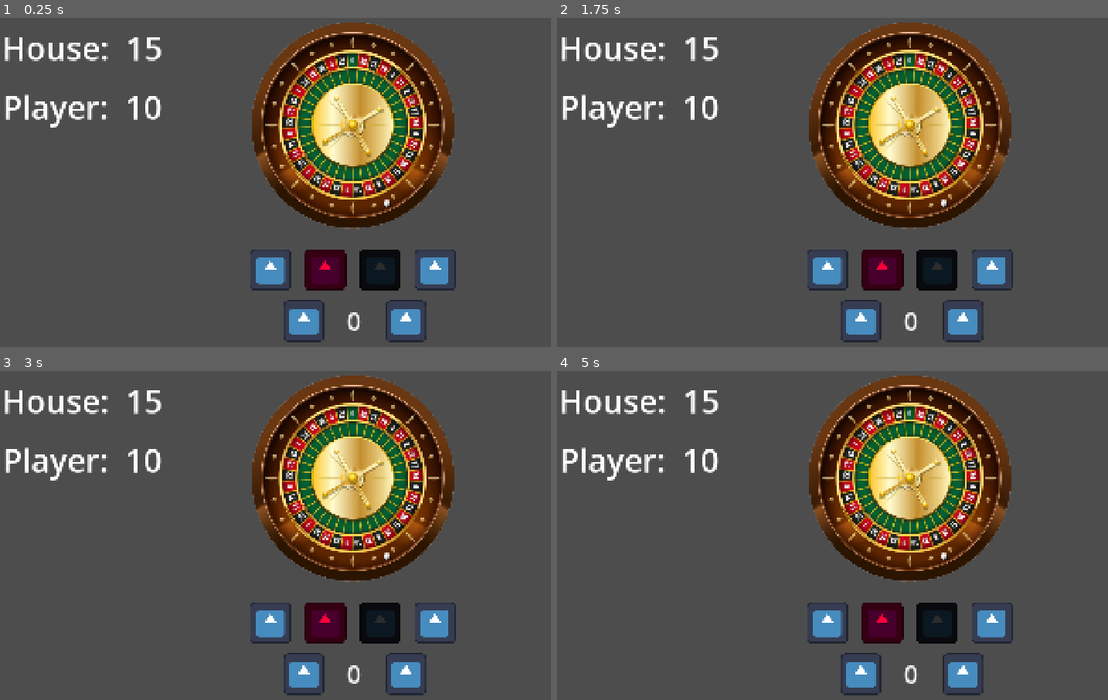
Above: before the commit, frames 1-4 (two rows, left to right).
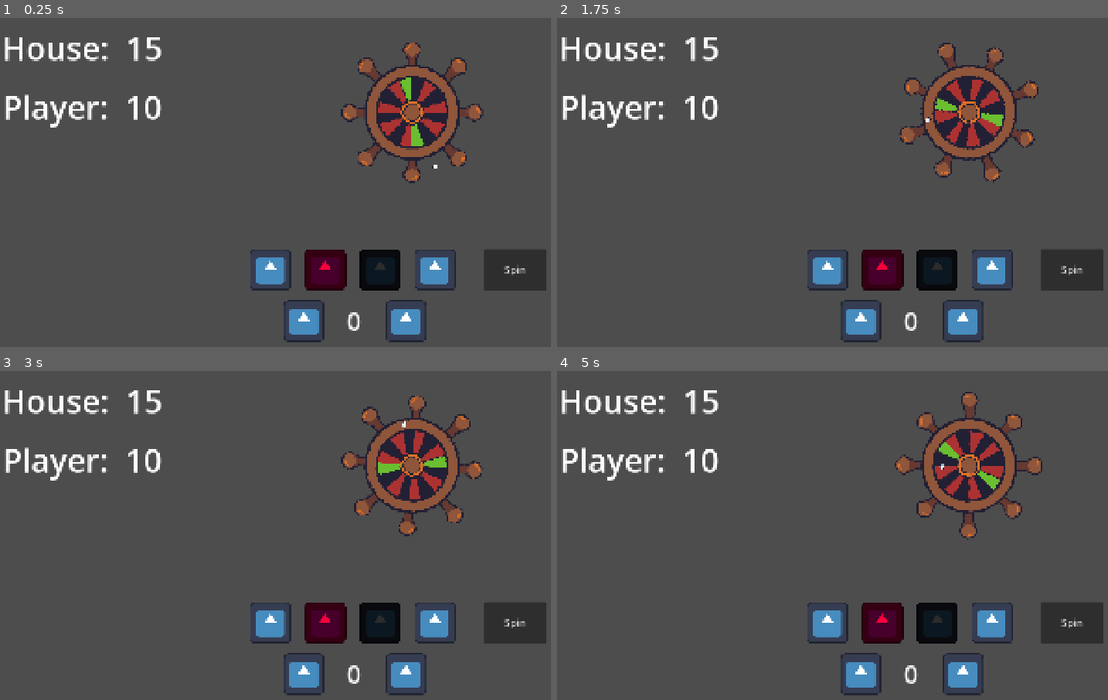
Above: after the commit, the same moments.

Repository: DapperCoat/The-Very-Serious-Game-Jam---Team-Bitato
Game: Godot game, scene res://Scenes/game_scene.tscn
Two runs of this game, one before a commit and one after it. Both use one fixed random seed, a clock stepped at 60 frames per second and the inputs below. This scene is started directly instead of the project's main scene. The engine's default icon, where the game draws it, is replaced by a stand-in: a white triangle on a blue panel in a dark square.
Inputs (mouse positions are in pixels of both pictures, inside the frame that each line leads up to):
- Up to frame 1 (0.25 s): no input
- Up to frame 2 (1.75 s): click (1074, 268) at 0.5 s, where only the run after the commit has a clickable "Spin"; click (826, 271) at 1.25 s
- Up to frame 3 (3 s): click (325, 624) at 2 s; click (380, 624) at 2.75 s
- Up to frame 4 (5 s): click (992, 624) at 3.5 s; click (860, 673) at 4.25 s

The runs differ from the first frame. In frame 1, 20% of the frame differs, in the area x 45-100%, y 1-83%; in frame 2, 20%; in frame 3, 20%; in frame 4, 20%.

Commit message:
Merged basic wheel functionality

Diff:
--- a/Scenes/game_scene.tscn
+++ b/Scenes/game_scene.tscn
@@ -4,6 +4,7 @@
 [ext_resource type="Script" uid="uid://dt413y2no3li2" path="res://Scripts/game_scene.gd" id="1_fiftr"]
 [ext_resource type="PackedScene" uid="uid://d3itjlv44ewb2" path="res://Scenes/chip_manager.tscn" id="2_fiftr"]
 [ext_resource type="PackedScene" uid="uid://dmap0kqdnl13c" path="res://Scenes/rouletteWheel.tscn" id="3_1ixah"]
+[ext_resource type="PackedScene" uid="uid://bia2je5asj3bf" path="res://Scenes/wheel.tscn" id="3_rgj8m"]
 
 [sub_resource type="LabelSettings" id="LabelSettings_11i6w"]
 font_size = 100
@@ -17,8 +18,15 @@
 position = Vector2(0, 168)
 
 [node name="Roulette Wheel" parent="." unique_id=540705528 instance=ExtResource("3_1ixah")]
+visible = false
 position = Vector2(232, 0)
 scale = Vector2(1.2799982, 1.2799982)
+
+[node name="Roulette" parent="." unique_id=2135891266 instance=ExtResource("3_rgj8m")]
+position = Vector2(416, -40)
+num_segments = 16
+inner_radius = 50.0
+orbit_radius = 130.0
 
 [node name="ChipManager" parent="." unique_id=718549349 instance=ExtResource("2_fiftr")]
 
@@ -78,4 +86,14 @@
 offset_left = 6.1035156e-05
 offset_bottom = -6.1035156e-05
 
+[node name="SpinButton" type="Button" parent="UI" unique_id=716895479]
+layout_mode = 0
+offset_left = 640.0
+offset_top = 384.0
+offset_right = 832.0
+offset_bottom = 512.0
+theme_override_font_sizes/font_size = 32
+text = "Spin"
+
 [connection signal="send_bet_info" from="UI/BetManager" to="." method="_on_bet_manager_send_bet_info"]
+[connection signal="pressed" from="UI/SpinButton" to="." method="_on_spin_button_pressed"]
--- a/Scripts/game_scene.gd
+++ b/Scripts/game_scene.gd
@@ -4,6 +4,29 @@
 @export var bet_manager: Control
 @onready var house_score: Label = $UI/ChipsToBeatLabel
 @onready var player_score: Label = $UI/PlayerChips
+@onready var roulette_wheel = $Roulette
+
+var wheel_colours = {
+	0: "green",
+	1: "red",
+	2: "black",
+	3: "red",
+	4: "black",
+	5: "red",
+	6: "black",
+	7: "red",
+	8: "black",
+	9: "red",
+	10: "black",
+	11: "red",
+	12: "black",
+	13: "red",
+	14: "black",
+	15: "red",
+	16: "green",
+	}
+
+var wheel_values = [0,13,4,10,8,15,5,12,1,7,16,3,9,14,2,6,11]
 
 # Called when the node enters the scene tree for the first time.
 func _ready() -> void:
@@ -25,3 +48,12 @@
 func _update_scores() -> void:
 	house_score.text = "House: %3d" % [chip_manager.chips_to_beat]
 	player_score.text = "Player: %3d" % [chip_manager.player_chips]
+
+
+func _on_spin_button_pressed() -> void:
+	roulette_wheel.spin()
+	roulette_wheel.stop()
+	var index = roulette_wheel.get_pocket()
+	var value = wheel_values[index]
+	var colour = wheel_colours[value]
+	print(value, colour)
--- a/Scripts/wheel.gd
+++ b/Scripts/wheel.gd
@@ -3,7 +3,7 @@
 @onready var wheel: Sprite2D = get_node("Wheel")
 
 @export_category("Wheel")
-@export var num_segments: int = 34
+@export var num_segments: int = 16
 @export var outer_radius: float = 180.0
 @export var inner_radius: float = 140.0
 
@@ -32,7 +32,7 @@
 	state = STATES.STOPPING
 
 # Check if a position is on the wheel and returns pocket
-func get_pocket(global_pos: Vector2) -> int:
+func get_pocket(global_pos: Vector2 = ball.position) -> int:
 	var local = to_local(global_pos)
 
 	var segment_angle = TAU / num_segments
Binary file added: Assets/pirate_wheel3.png
Not shown, added: Assets/pirate_wheel3.png.import
Binary file added: Assets/topdown_chip.ase
Not shown: 1 places in Scenes/wheel.tscn that only renumber resources
